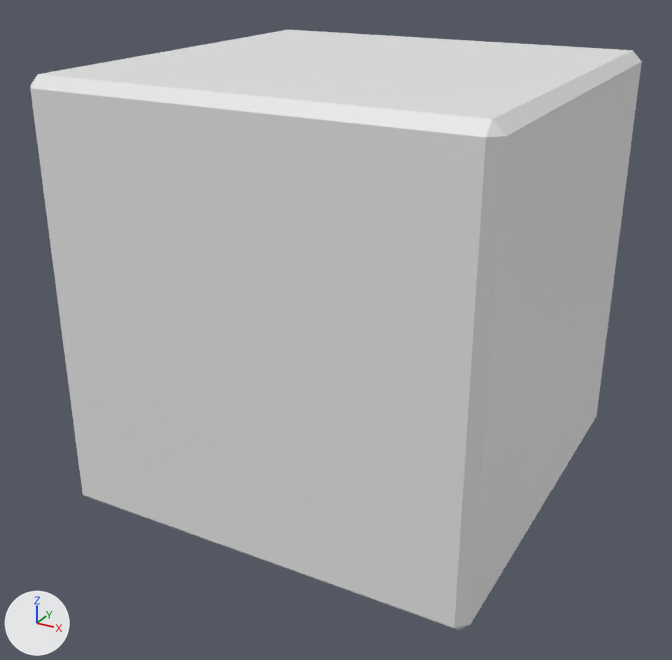
The Blender file scenes/rooms/meshes/props/letter_cube.blend, before and after one commit.
Both versions are drawn from a 50 mm lens placed at (0.577, -1.116, 0.468), pointed at (-0.013, -0.042, -0.069). The axes (+X, +Y, +Z) are drawn at lower left. The lights are the same throughout.

Before the edit, the objects in view are built like this:
```python
me_cube_001 = bpy.data.meshes.new('Cube.001')
me_cube_001.from_pydata(...)  # 24 vertices, 26 faces; spans x -0.3..0.3, y -0.3..0.3, z -0.3..0.3
ob_cube = bpy.data.objects.new('Cube', me_cube_001)
ob_cube.location = (0.0, 0.0, 0.0)
```
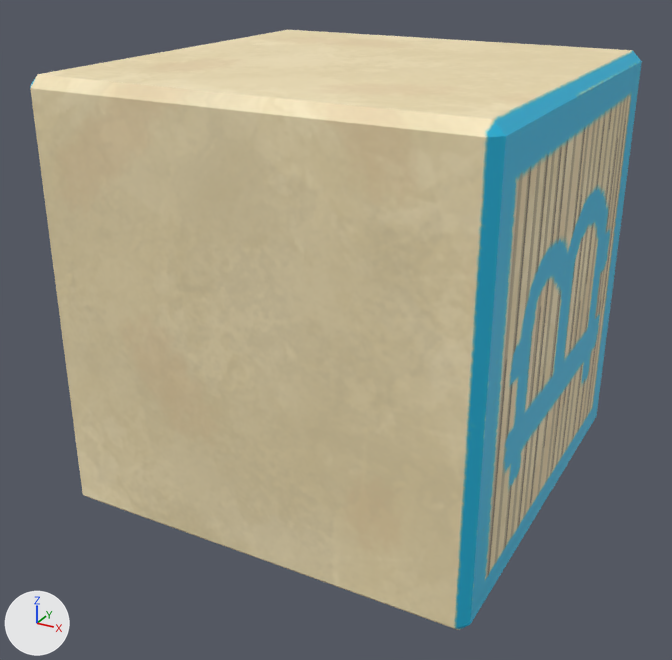
Commit message: Add b-cube to game

Pixel boxes [x1, y1, x2, y2] of what changed, in the pictures (672 x 660 px):
'Cube', recoloured (grey to beige)
    both: [30, 30, 642, 630]

What the commit changed:
Picture 'letter_cube_albedo.png' (img_letter_cube_albedo_png) is new.
Material 'Material' (mat_material) is new.
Its texture is img_letter_cube_albedo_png.
me_cube_001 has 24 vertices, 26 faces and spans x -0.3..0.3, y -0.3..0.3, z -0.3..0.3.
me_cube_001 now uses material mat_material (picture img_letter_cube_albedo_png).
